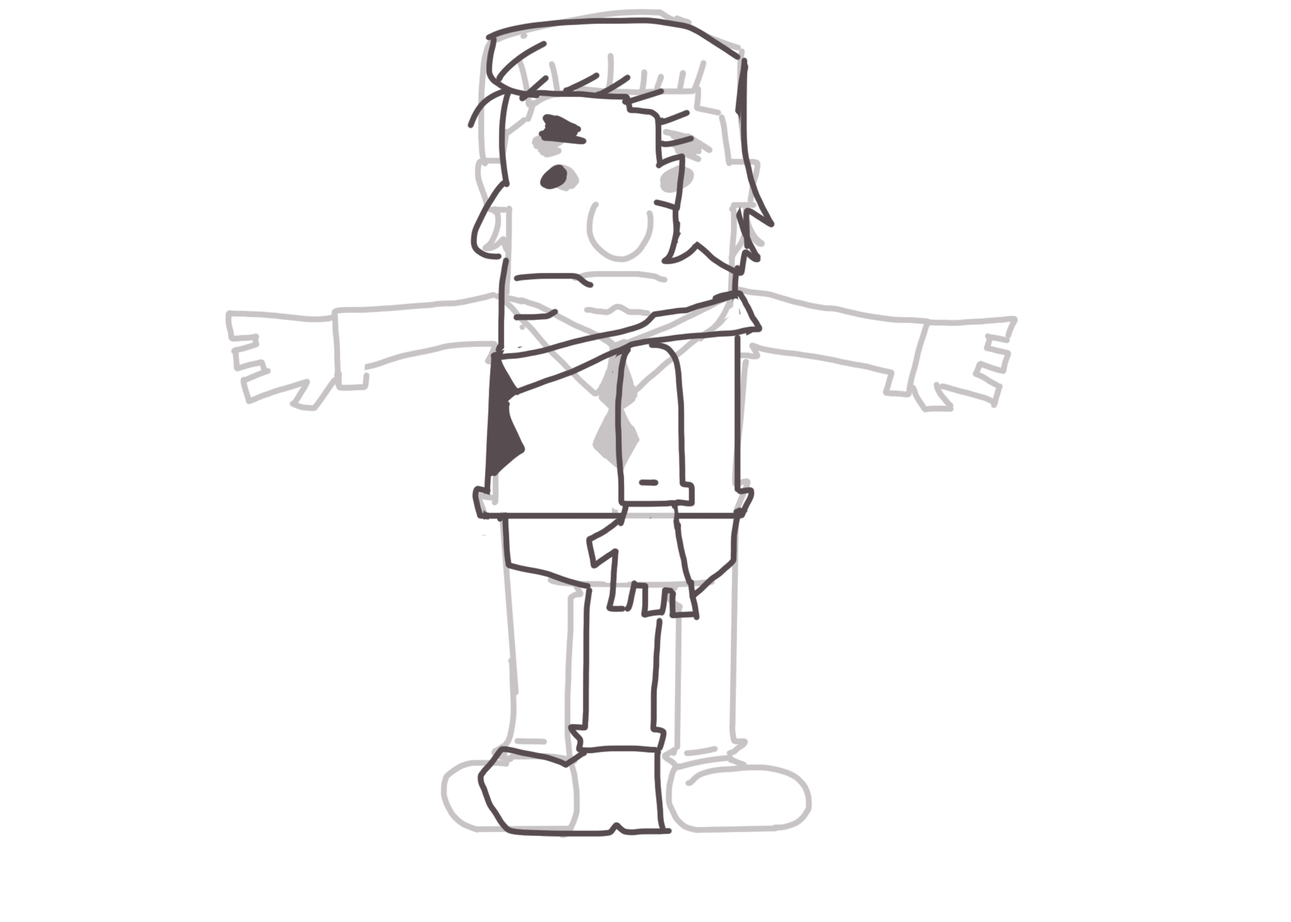
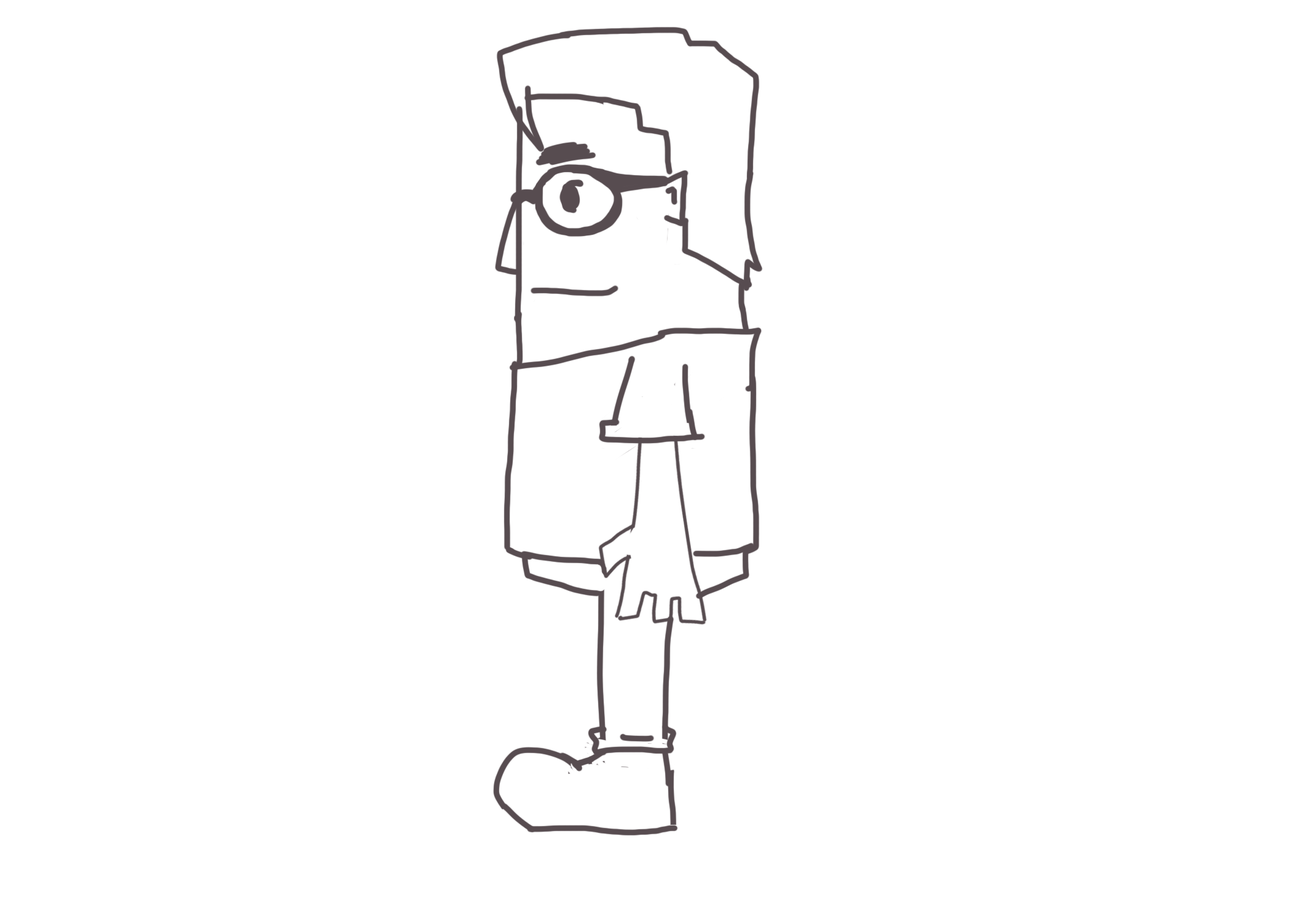
Before/after of a 1291 x 922 layered artwork. What changed in the layer stack:
hid group "Hey REPORTER" (2 layers) over <box>225,8,1019,839</box>
showed group "principal" (8 layers) over <box>225,26,1019,837</box>
